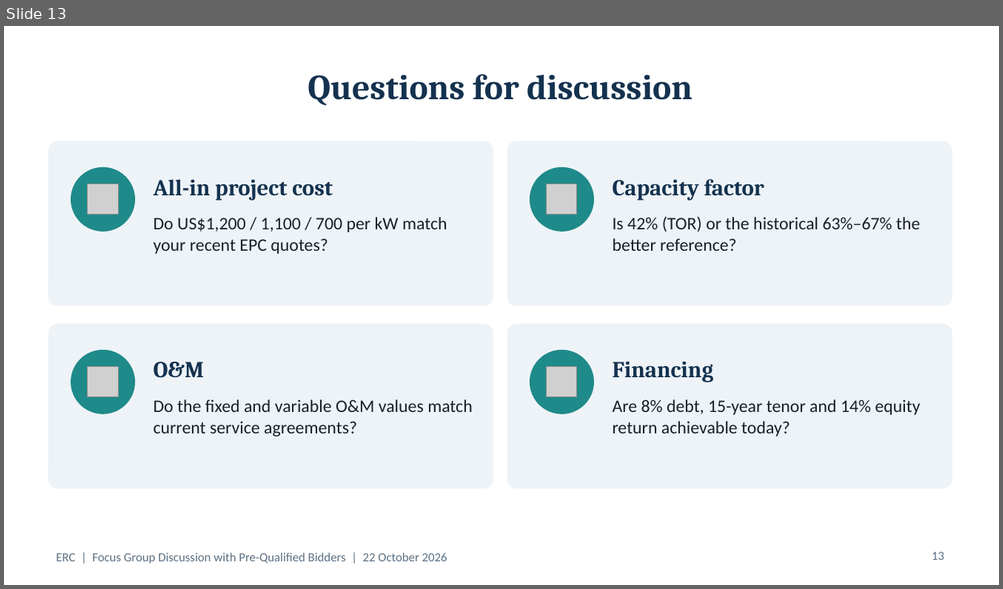
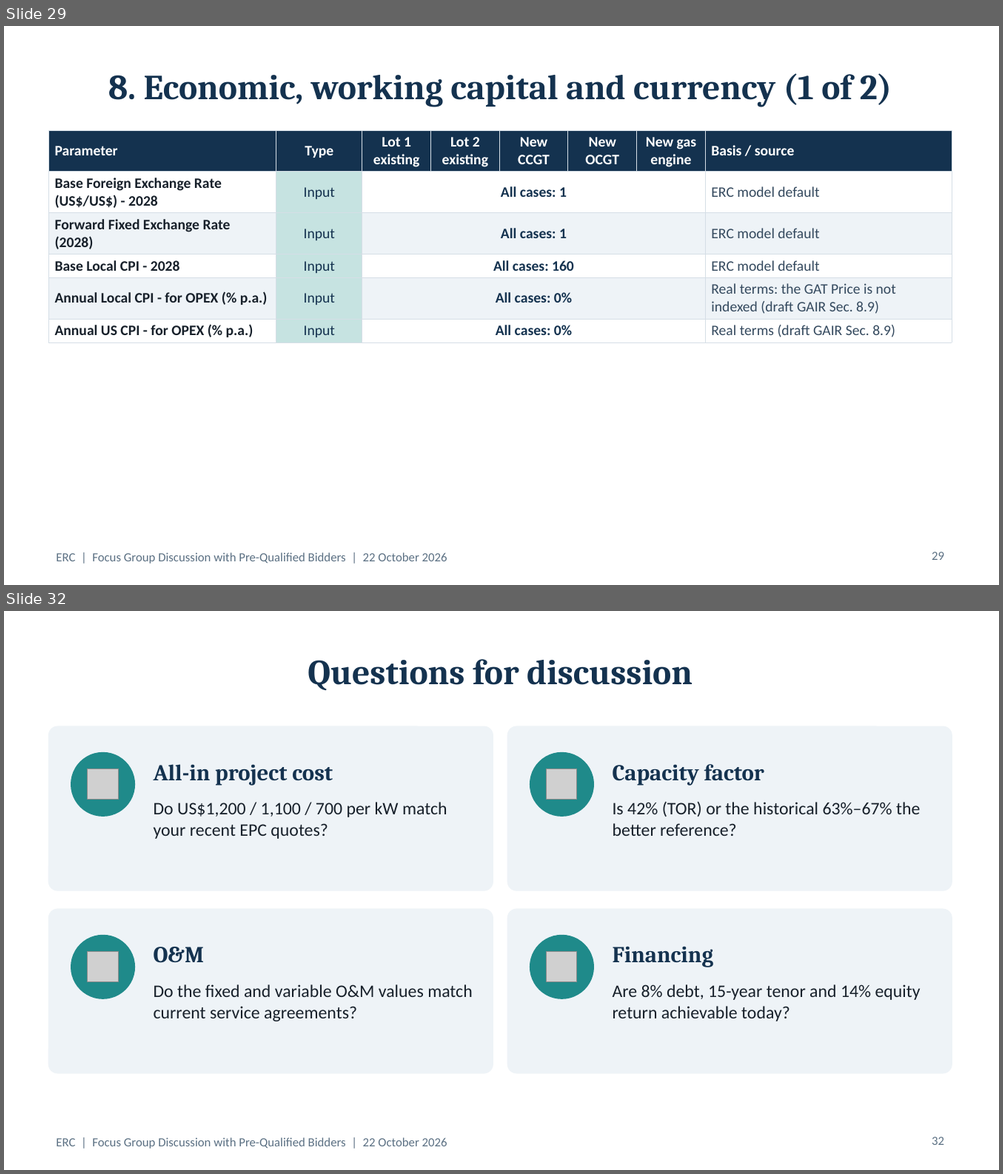
Before and after one commit to polyphase123/Midmerit, a slide deck: ERC_FGD_Model_Assumptions.pptx. Shown one above the other, each under a label of ours: slide 13 before the commit, slides 29 and 32 after it; the slides between them are not shown. The pictures are 1003x589 and 1003x1174 pixels, drawn with LibreOffice and Linux fonts; fonts in the diff are those of the drawing; grey boxes stand for pictures. Boxes give left, top, right and bottom in pixels: in the first picture for what was removed or moved away, otherwise in the second. Text is boxed around its words. In the diff, an @@ line names an element or a change of style, - is before the commit and + after.

```diff
--- a/ERC_FGD_Model_Assumptions.pptx
+++ b/ERC_FGD_Model_Assumptions.pptx
@@ slide 29 added at [4, 26, 999, 585], background #FFFFFF; not listed: 1 template element that a slide beside it also shows @@
@@ title added at [108, 73, 892, 107], 34 pt, text #14324F, bold @@
+8. Economic, working capital and currency (1 of 2)
@@ table added at [48, 130, 951, 340], 6 rows, 8 columns @@
+Parameter | Type | Lot 1 existing | Lot 2 existing | New CCGT | New OCGT | New gas engine | Basis / source
+Base Foreign Exchange Rate (US$/US$) - 2028 | Input | All cases: 1 |  |  |  |  | ERC model default
+Forward Fixed Exchange Rate (2028) | Input | All cases: 1 |  |  |  |  | ERC model default
+Base Local CPI - 2028 | Input | All cases: 160 |  |  |  |  | ERC model default
+Annual Local CPI - for OPEX (% p.a.) | Input | All cases: 0% |  |  |  |  | Real terms: the GAT Price is not indexed (draft GAIR Sec. 8.9)
+Annual US CPI - for OPEX (% p.a.) | Input | All cases: 0% |  |  |  |  | Real terms (draft GAIR Sec. 8.9)
@@ page number added at [931, 552, 944, 560], 12 pt, text #5B7083 @@
+29
@@ what was slide 13 is now slide 32 @@
@@ page number at [931, 1137, 944, 1145]: text changed @@
-13
+32
```
Also in this commit, not shown: 18 other slides added.
